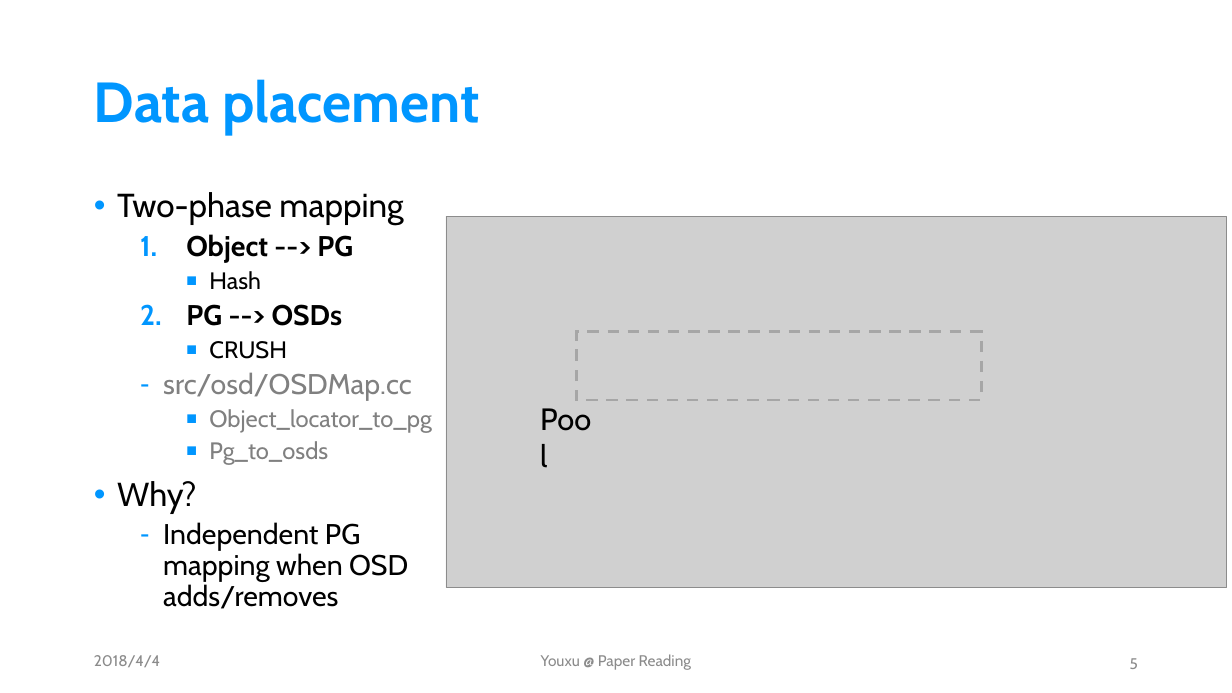
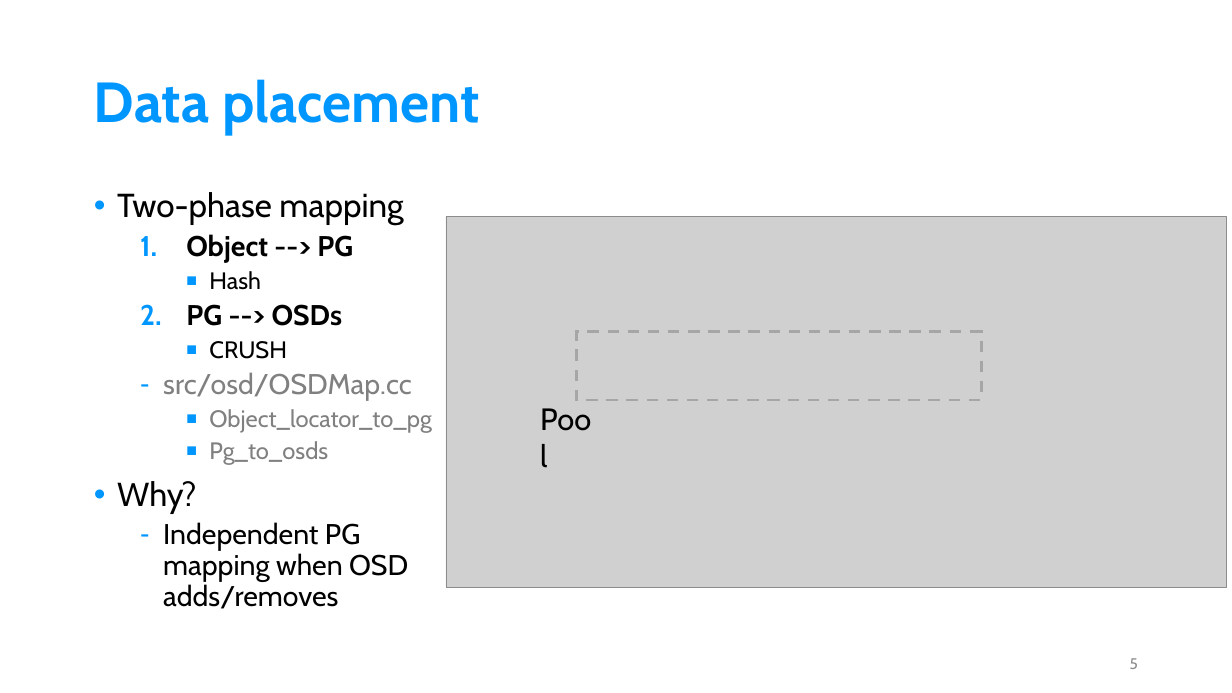
Before and after one commit to Youxu-Chen/Document-Ceph, a slide deck: slide 5 of RADOS.pptx. Drawn at 1232x693 pixels with LibreOffice and Linux fonts; fonts in the diff are those of the drawing; grey boxes stand for pictures. Boxes give left, top, right and bottom in pixels: in the first picture for what was removed or moved away, otherwise in the second. Text is boxed around its words. In the diff, an @@ line names an element or a change of style, - is before the commit and + after.

```diff
--- a/RADOS.pptx
+++ b/RADOS.pptx
@@ text removed at (x1=94, y1=655, x2=160, y2=667) @@
-2018/4/4
@@ text removed at (x1=541, y1=654, x2=691, y2=670) @@
-Youxu @ Paper Reading
```
Also in this commit, not shown: 5 other slides changed, 13 slides added, 2 slides removed, 1 other file.
